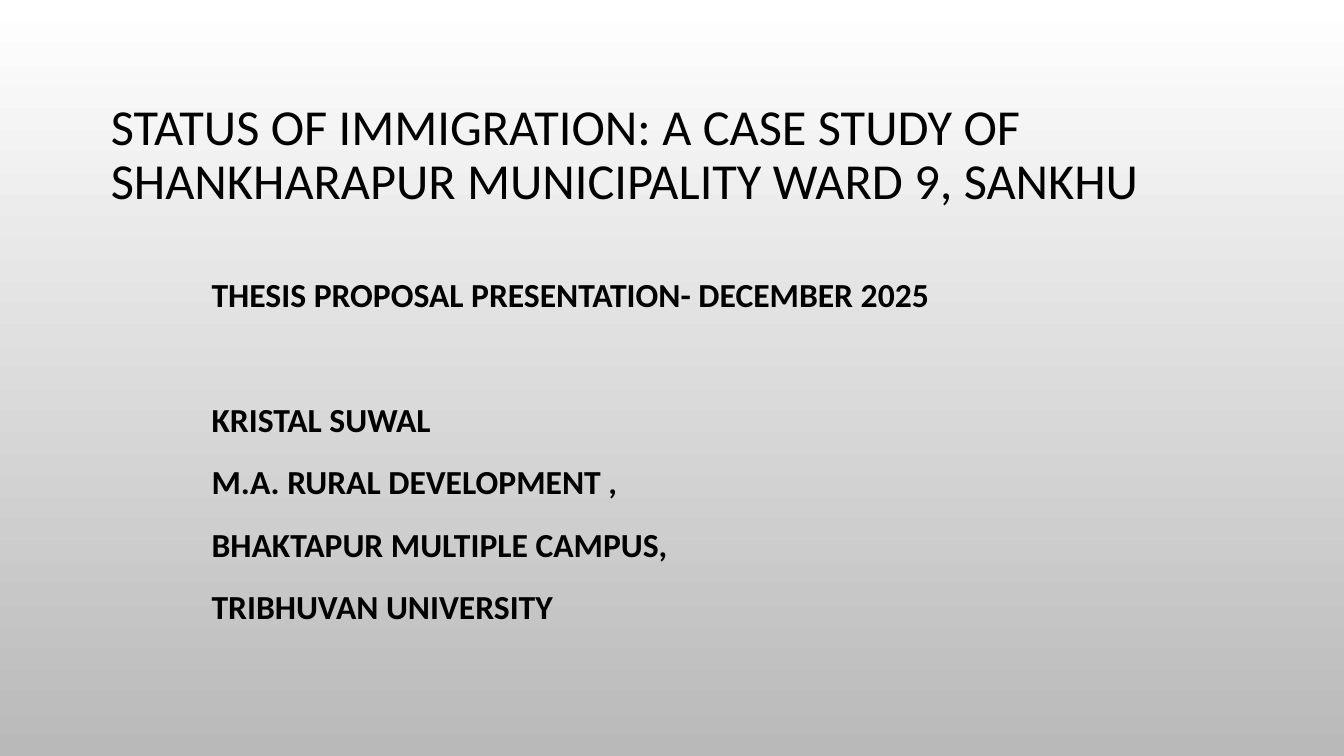
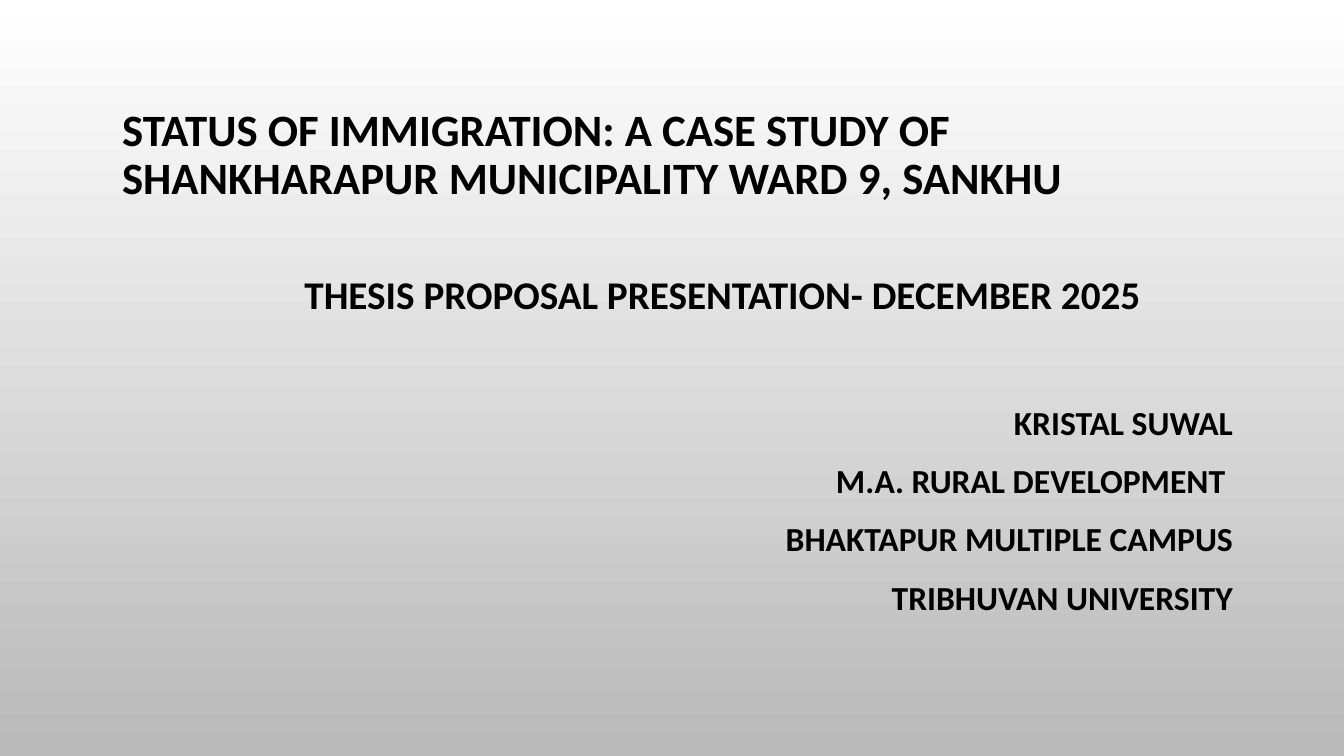
Before and after one commit to suwalcrystal/ward1, a slide deck: slide 1 of migration/Immigration.pptx. Drawn at 1344x756 pixels with LibreOffice and Linux fonts; fonts in the diff are those of the drawing; background and template pictures are left out. Boxes give left, top, right and bottom in pixels: in the first picture for what was removed or moved away, otherwise in the second. Text is boxed around its words. In the diff, an @@ line names an element or a change of style, - is before the commit and + after.

```diff
--- a/migration/Immigration.pptx
+++ b/migration/Immigration.pptx
@@ title "STATUS OF IMMIGRATION: A CASE ...": place and size @@
-title "STATUS OF IMMIGRATION: A CASE ..." at (111, 112, 1138, 206)
+title "STATUS OF IMMIGRATION: A CASE ..." at (122, 116, 1061, 200)
@@ title "STATUS OF IMMIGRATION: A CASE ..." at (122, 116, 1061, 200): size 36 to 32 pt, bold on @@
@@ text at (304, 283, 1233, 611): size 24 to 28 pt in "THESIS PROPOSAL PRESENTATION- DECEMBER 2025"; alignment left to centre; line spacing 1.2 to 1.1; alignment left to right @@
@@ text at (786, 471, 1233, 552): text changed @@
-M.A. RURAL DEVELOPMENT ,
-BHAKTAPUR MULTIPLE CAMPUS,
+M.A. RURAL DEVELOPMENT
+BHAKTAPUR MULTIPLE CAMPUS
```
Also in this commit, not shown: 3 other slides changed, 3 slides added, 8 other files.
